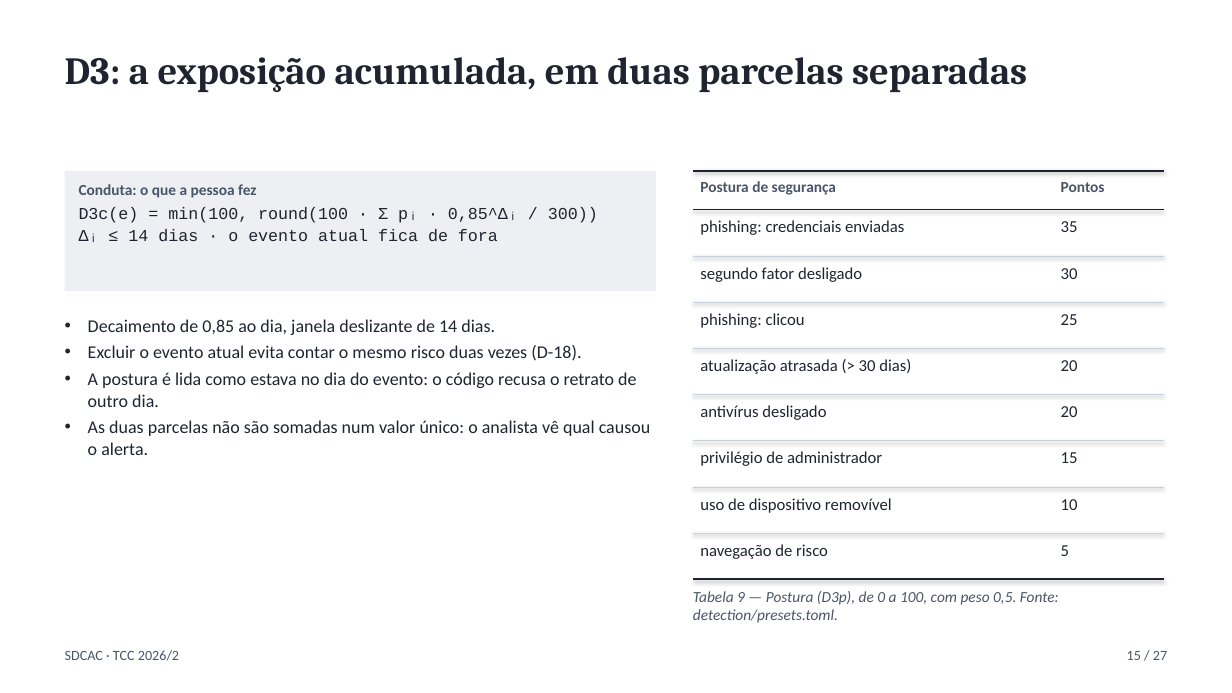
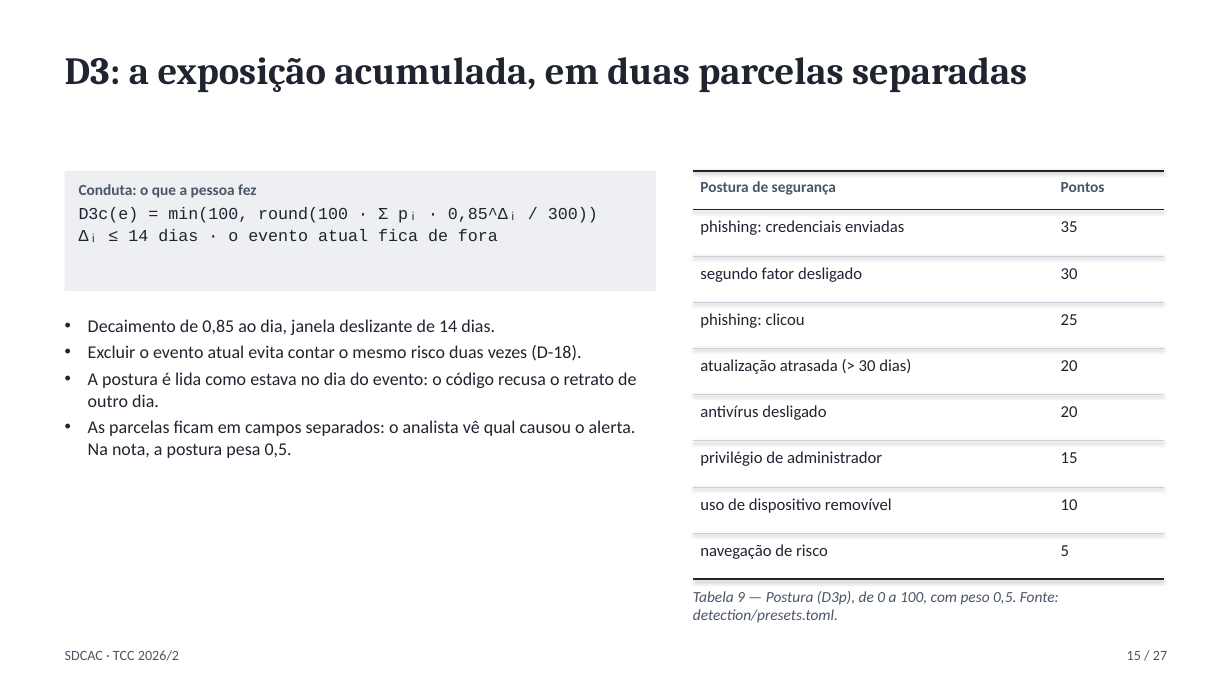
Before and after one commit to Codexrocks/TCC_SDCAC, a slide deck: slide 15 of apresentacao/apresentacao-sdcac.pptx. Drawn at 1232x693 pixels with LibreOffice and Linux fonts; fonts in the diff are those of the drawing. Boxes give left, top, right and bottom in pixels: in the first picture for what was removed or moved away, otherwise in the second. Text is boxed around its words. In the diff, an @@ line names an element or a change of style, - is before the commit and + after.

```diff
--- a/apresentacao/apresentacao-sdcac.pptx
+++ b/apresentacao/apresentacao-sdcac.pptx
@@ text at (88,420,636,458): text changed @@
-• As duas parcelas não são somadas num valor único: o analista vê qual causou o alerta.
+• As parcelas ficam em campos separados: o analista vê qual causou o alerta. Na nota, a postura pesa 0,5.
```
Also in this commit, not shown: 10 other files.
